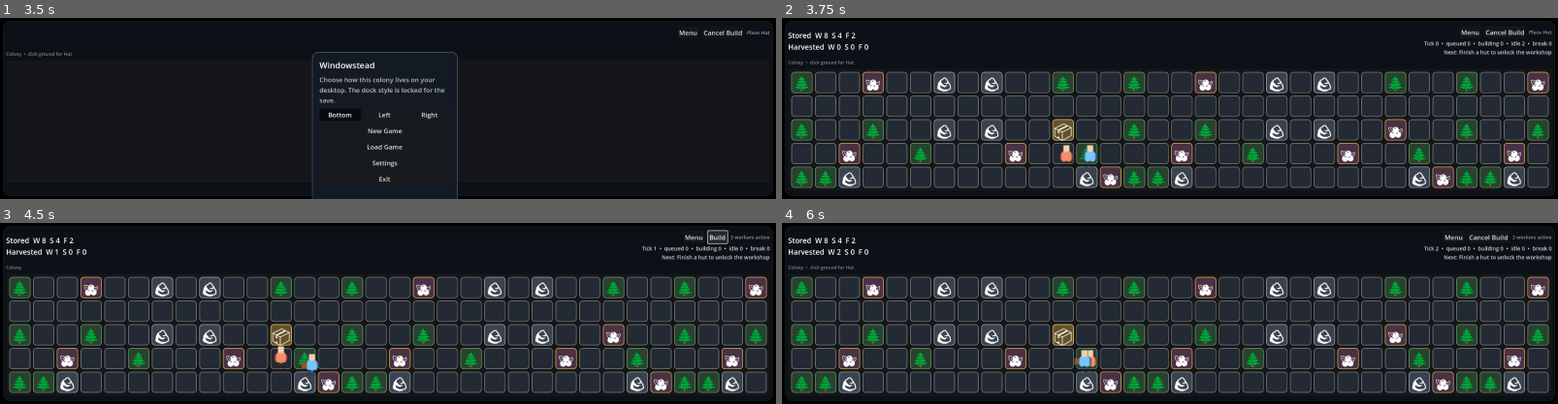
Above: before the commit, frames 1-4 (two rows, left to right).
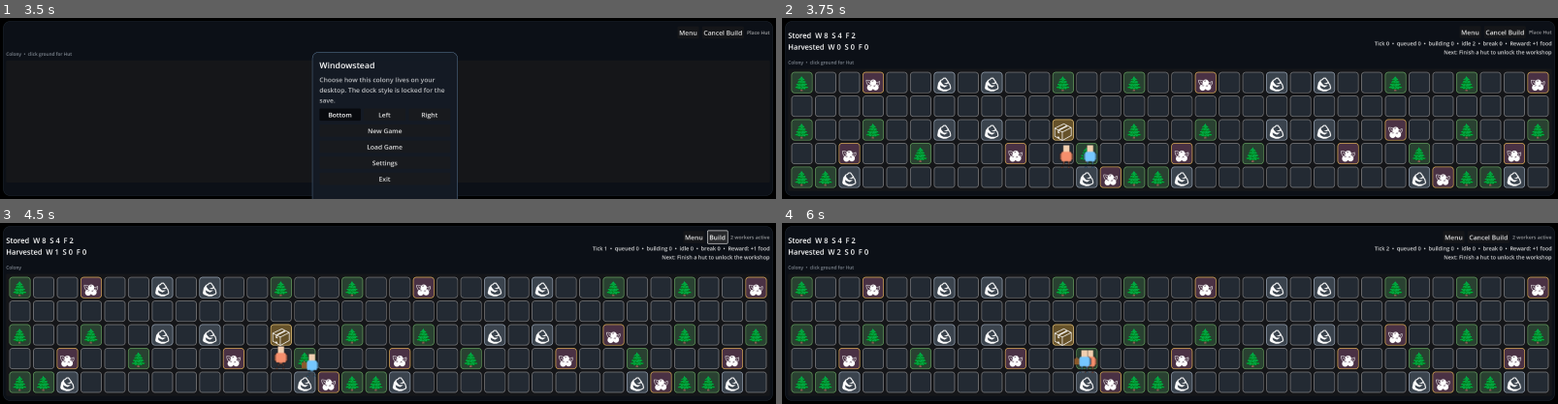
Above: after the commit, the same moments.

Repository: misospace/windowstead
Game: Godot game, scene res://scenes/main.tscn
Same seed, same stepped clock (60 frames per second), same inputs: the game is played once before the commit and once after it.
Inputs:
- Up to frame 1 (3.5 s): click "Build" at 0.5 s; click "Hut • 6w / 2s" at 1.25 s; click "Menu" at 2 s; click "New Game" at 2.75 s
- Up to frame 2 (3.75 s): click "New Game" at 3.5 s
- Up to frame 3 (4.5 s): click "Cancel Build" at 4.25 s
- Up to frame 4 (6 s): click "Build" at 5 s; click "+ Place Hut • 6 wood / 2 stone" at 5.75 s

Frame 1 is identical in both runs. In frame 2, 0.4% of the frame differs, in the area x 76-100%, y 12-17%; in frame 3, 0.3%; in frame 4, 0.4%.
Error before the commit: Invalid access to property or key 'events' on a base object of type 'Dictionary'. (res://scripts/main.gd:1896)
Error after the commit: Invalid access to property or key 'events' on a base object of type 'Dictionary'. (res://scripts/main.gd:1913)

Commit message:
feat: show goal reward preview in compact dock UI (#141)
Add reward data to RotatingGoal catalog entries and display them
as short preview text in the status label. Each goal template now
includes a 'reward' field with concise text like '+1 food' or
'haul speed +10%'. The get_reward_preview_text() function formats
these for compact dock layouts without triggering large panel
expansion. Includes unit tests for reward formatting logic.

Diff:
--- a/scripts/main.gd
+++ b/scripts/main.gd
@@ -11,6 +11,7 @@
 const BUILD_EFFECTS := Constants.BUILD_EFFECTS
 const LayoutMath := preload("res://scripts/layout_math.gd")
 const BUILD_UNLOCKS := Constants.BUILD_UNLOCKS
+const RotatingGoal := preload("res://scripts/rotating_goal.gd")
 
 
 @onready var world_grid: GridContainer = %WorldGrid
@@ -74,6 +75,8 @@
 var bottom_status_column: VBoxContainer
 var bottom_button_row: HBoxContainer
 var game_active := false
+var active_goal: Dictionary = {}
+var completed_goal_ids: Array = []
 
 func make_panel_style(bg: Color, border: Color, corner_radius: int = 12) -> StyleBoxFlat:
 	var style := StyleBoxFlat.new()
@@ -715,6 +718,9 @@
 	set_tile(stockpile_pos, {"kind": "stockpile", "amount": 0, "resource": "", "build_kind": ""})
 	tick = 0
 	apply_priority_order()
+	# Initialize active goal
+	active_goal = RotatingGoal.select_next_active_goal(completed_goal_ids)
+	completed_goal_ids = []
 	persist()
 	apply_orientation_lock_ui()
 
@@ -1049,6 +1055,12 @@
 			worker.task = choose_task(worker)
 		if not worker.task.is_empty():
 			step_worker(worker)
+
+	# Check goal completion and rotate
+	if not active_goal.is_empty() and RotatingGoal.is_goal_complete(active_goal):
+		var new_goal = RotatingGoal.rotate_after_completion(active_goal, completed_goal_ids)
+		completed_goal_ids.append(active_goal["id"])
+		active_goal = new_goal
 	persist()
 	state.workers = state.workers
 	render_all()
@@ -1838,6 +1850,11 @@
 			status += "  •  builds stalled: assign builders"
 		else:
 			status += "  •  builds queued"
+	# Goal reward preview (issue #141)
+	if not active_goal.is_empty() and active_goal.has("reward"):
+		var reward_text = RotatingGoal.get_reward_preview_text(active_goal)
+		if not reward_text.is_empty():
+			status += "  •  " + reward_text
 	if compact:
 		return status + "\nNext: " + next_unlock
 	return status + "\nNext: " + next_unlock
--- a/scripts/rotating_goal.gd
+++ b/scripts/rotating_goal.gd
@@ -13,29 +13,33 @@
 #   "target": Dictionary,   # {"resource": "wood", "amount": 10} or {"build_kind": "hut"}
 #   "current_progress": int,# Current progress value
 #   "completed": bool       # Whether the goal is satisfied
+#   "reward": String        # Short reward label shown in UI preview (optional)
 # }
 
 # ── Goal catalog (fixed, deterministic) ──────────────────────────────────────
 # Each entry is a template; apply_goal_template creates an active goal.
 const GOAL_CATALOG := [
-	{"id": "gather_wood",    "type": GOAL_TYPE_RESOURCE,   "target": {"resource": "wood",    "amount": 10}},
-	{"id": "gather_stone",   "type": GOAL_TYPE_RESOURCE,   "target": {"resource": "stone",   "amount": 5}},
-	{"id": "gather_food",    "type": GOAL_TYPE_RESOURCE,   "target": {"resource": "food",    "amount": 8}},
-	{"id": "build_hut",      "type": GOAL_TYPE_BUILD,      "target": {"build_kind": "hut"}},
-	{"id": "build_workshop", "type": GOAL_TYPE_BUILD,      "target": {"build_kind": "workshop"}},
-	{"id": "build_garden",   "type": GOAL_TYPE_BUILD,      "target": {"build_kind": "garden"}},
-	{"id": "any_build",      "type": GOAL_TYPE_BUILD_COMPLETE, "target": {}},
+	{"id": "gather_wood",    "type": GOAL_TYPE_RESOURCE,   "target": {"resource": "wood",    "amount": 10},      "reward": "+1 food"},
+	{"id": "gather_stone",   "type": GOAL_TYPE_RESOURCE,   "target": {"resource": "stone",   "amount": 5},       "reward": "+1 food"},
+	{"id": "gather_food",    "type": GOAL_TYPE_RESOURCE,   "target": {"resource": "food",    "amount": 8},       "reward": "+1 food"},
+	{"id": "build_hut",      "type": GOAL_TYPE_BUILD,      "target": {"build_kind": "hut"},                     "reward": "haul speed +10%"},
+	{"id": "build_workshop", "type": GOAL_TYPE_BUILD,      "target": {"build_kind": "workshop"},                "reward": "next recruit -1 food"},
+	{"id": "build_garden",   "type": GOAL_TYPE_BUILD,      "target": {"build_kind": "garden"},                  "reward": "ambient event improves"},
+	{"id": "any_build",      "type": GOAL_TYPE_BUILD_COMPLETE, "target": {},                                  "reward": "+1 food"},
 ]
 
 # ── Create an active goal from a catalog entry ───────────────────────────────
 static func apply_goal_template(template: Dictionary) -> Dictionary:
-	return {
+	var goal := {
 		"id": template["id"],
 		"type": template["type"],
 		"target": template["target"].duplicate(true),
 		"current_progress": 0,
 		"completed": false,
 	}
+	if template.has("reward") and not String(template["reward"]).is_empty():
+		goal["reward"] = template["reward"]
+	return goal
 
 # ── Deterministic goal selection ─────────────────────────────────────────────
 # Returns the first non-completed goal from the catalog, or null if all done.
@@ -119,6 +123,19 @@
 static func complete_goal(goal: Dictionary) -> void:
 	goal["completed"] = true
 
+# ── Reward preview formatting ────────────────────────────────────────────────
+# Returns a short string for the compact dock UI. Returns "" if no reward data.
+
+# Format the reward label for display in the goal UI preview.
+# The returned text is already short enough for compact dock layouts.
+static func get_reward_preview_text(goal: Dictionary) -> String:
+	if not goal.has("reward"):
+		return ""
+	var reward := String(goal["reward"])
+	if reward.is_empty():
+		return ""
+	return "Reward: %s" % reward
+
 # ── Goal rotation on completion ──────────────────────────────────────────────
 # Completes the given goal and selects the next active goal from the catalog,
 # avoiding immediate repeats of recently completed IDs.
--- a/tests/test_rotating_goal.gd
+++ b/tests/test_rotating_goal.gd
@@ -17,6 +17,7 @@
 	test_is_goal_complete(goal_script)
 	test_complete_goal_noop_reward(goal_script)
 	test_rotate_after_completion(goal_script)
+	test_reward_preview_text(goal_script)
 
 	print("")
 	print("=== test_rotating_goal summary: %d passed, %d failed ===" % [test_pass, test_fail])
@@ -283,3 +284,46 @@
 	_assert_str_eq(chain[0], "gather_stone", "chain_step_1_gather_stone")
 	_assert_str_eq(chain[1], "gather_food", "chain_step_2_gather_food")
 	_assert_str_eq(chain[2], "build_hut", "chain_step_3_build_hut")
+
+
+func test_reward_preview_text(gs: Variant) -> void:
+	print("")
+	print("--- reward preview ---")
+
+	# Test 1: Resource goal with reward text
+	var goal = gs.apply_goal_template(gs.GOAL_CATALOG[0])  # gather_wood, reward="+1 food"
+	var preview = gs.get_reward_preview_text(goal)
+	_assert_str_eq(preview, "Reward: +1 food", "resource_goal_has_reward_preview")
+
+	# Test 2: Build goal with reward text
+	goal = gs.apply_goal_template(gs.GOAL_CATALOG[3])  # build_hut, reward="haul speed +10%"
+	preview = gs.get_reward_preview_text(goal)
+	_assert_str_eq(preview, "Reward: haul speed +10%", "build_goal_has_reward_preview")
+
+	# Test 3: Goal without reward field returns empty string
+	var no_reward := {"id": "custom", "type": gs.GOAL_TYPE_RESOURCE, "target": {"resource": "wood", "amount": 5}, "current_progress": 0, "completed": false}
+	preview = gs.get_reward_preview_text(no_reward)
+	_assert_str_eq(preview, "", "goal_without_reward_field_returns_empty")
+
+	# Test 4: Goal with empty reward string returns empty
+	var empty_reward := no_reward.duplicate()
+	empty_reward["reward"] = ""
+	preview = gs.get_reward_preview_text(empty_reward)
+	_assert_str_eq(preview, "", "goal_with_empty_reward_returns_empty")
+
+	# Test 5: Empty goal dict returns empty
+	var empty_goal := {}
+	preview = gs.get_reward_preview_text(empty_goal)
+	_assert_str_eq(preview, "", "empty_goal_returns_empty")
+
+	# Test 6: Compact dock UI fit — reward text should be short enough for compact label
+	goal = gs.apply_goal_template(gs.GOAL_CATALOG[5])  # build_garden, reward="ambient event improves"
+	preview = gs.get_reward_preview_text(goal)
+	_assert(preview.length() < 40, "reward_preview_fits_compact_dock")
+	_assert_str_eq(preview, "Reward: ambient event improves", "garden_goal_reward_preview")
+
+	# Test 7: all catalog goals have non-empty reward strings
+	for entry in gs.GOAL_CATALOG:
+		var g = gs.apply_goal_template(entry)
+		var p = gs.get_reward_preview_text(g)
+		_assert(not p.is_empty(), "catalog_entry_%s_has_reward" % entry["id"])
